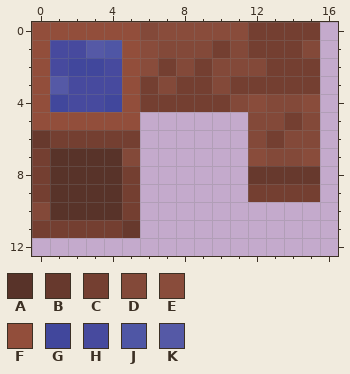
A pixel-art sprite gets an edit: src/main/resources/assets/telsdrinks/stationapi/textures/block/cup_of_milk.png. This is how it looked before the edit.
The file is 32x32 pixels. Colours within 5 levels of each other are drawn and written as one. Shown: x 0..16, y 0..12.
Palette (. is transparent): A #583329  B #67392d  C #743f31  D #834939  E #894c3b  F #924e3b  G #41479c  H #474a9e  J #4f56a5  K #5559a6
Pixels before, first column x 0:
 0 FFFFFFDEEEEECCCC
 1 FHHKJFEDDDCDCCCD
 2 FHGGHFECDCDDDCCC
 3 FKHHHFCDCCDCCCCC
 4 FGHHGFCCCCCDEDDE
 5 FFFFFF......DDCD
 6 BCCCCC......DCDD
 7 CAAAAD......EDDE
 8 CAAAAC......BBBB
 9 CAAAAC......CCCC
10 DAAAAC..........
11 CCCCCB..........
After:
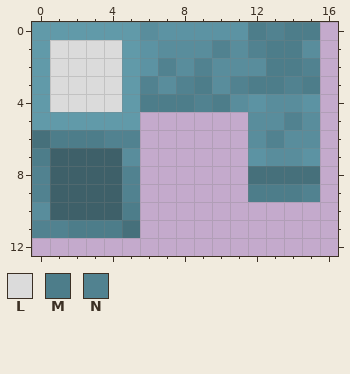
Colours new in this view: L #dbdbdb  M #4d7d8a  N #518290
The exact change:
colour A: #583329 -> #3e6069
colour B: #67392d -> #46707b
colour D: #834939 -> #598d9c
colour E: #894c3b -> #5c93a3
colour F: #924e3b -> #619aa9
y 0: x 12..15 CCCC -> MNMM
y 1: x 1..4 HHKJ -> LLLL; x 10 C -> N; x 12..14 CCC -> NMM
y 2: x 1..4 HGGH -> LLLL; x 7 C -> N; x 9 C -> N; x 13..15 CCC -> MMN
y 3: x 1..4 KHHH -> LLLL; x 6 C -> N; x 8..9 CC -> NM; x 11..15 CCCCC -> NMMNM
y 4: x 1..4 GHHG -> LLLL; x 6..10 CCCCC -> MMMNM
y 5: x 14 C -> N
y 6: x 1..5 CCCCC -> MMMNN; x 13 C -> N
y 7: x 0 C -> M
y 8: x 0 C -> N; x 5 C -> N
y 9: x 0 C -> N; x 5 C -> N; x 12..15 CCCC -> MMMN
y 10: x 5 C -> M
y 11: x 0..4 CCCCC -> NNMMM
Pixel boxes of the changes (left, top, right, bottom) in both pictures:
changed: (32, 22, 320, 238)
